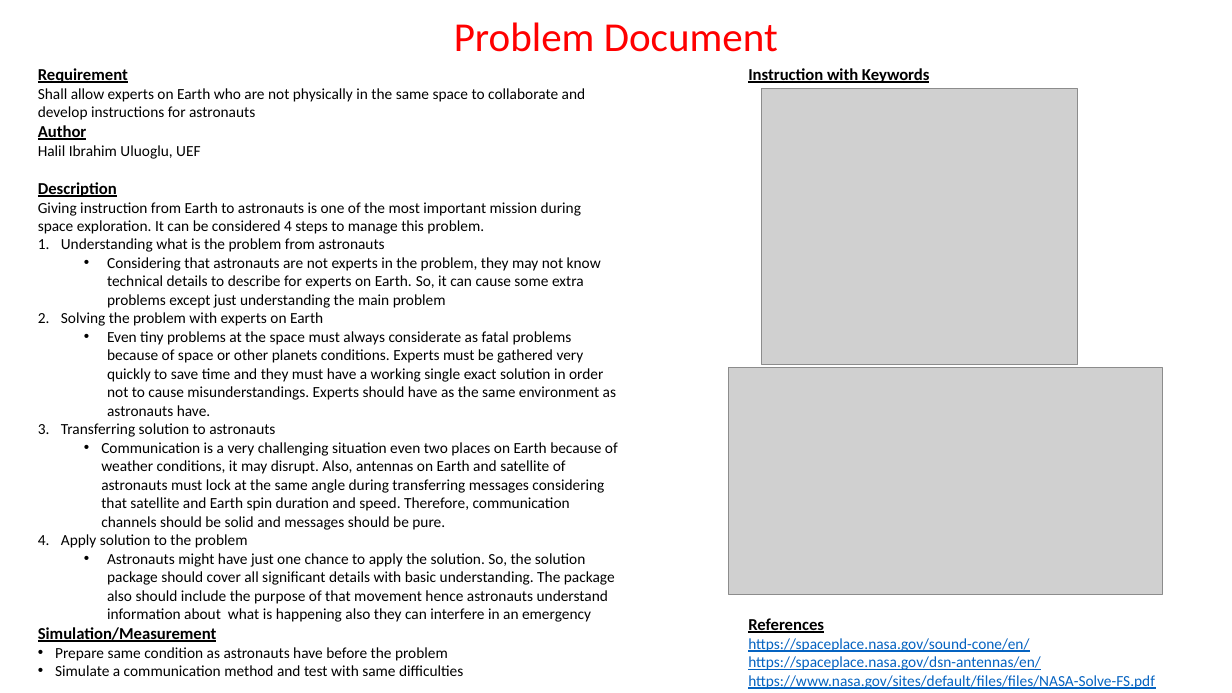
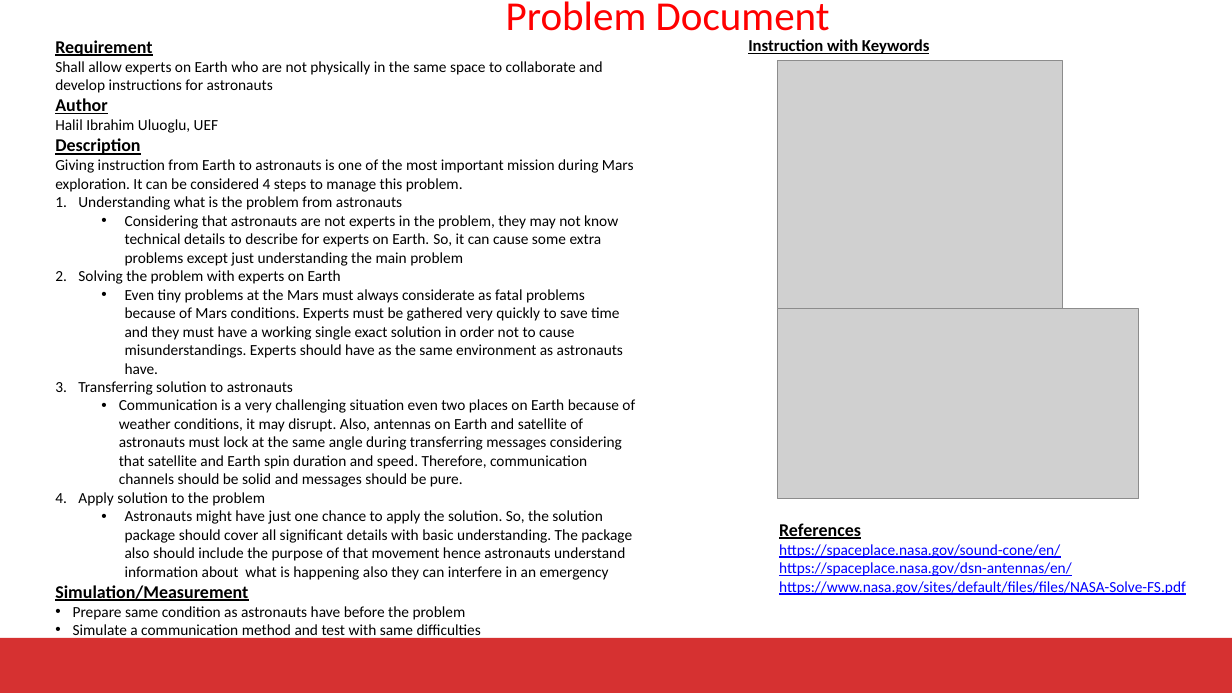
Before and after one commit to haliluluoglu/UEF-CS, a slide deck: slide 2 of Epic Challange/Individual-Task-1.pptx (slide 1 before the commit). Drawn at 1232x693 pixels with LibreOffice and Linux fonts; fonts in the diff are those of the drawing; grey boxes stand for pictures; background and template pictures are left out. Boxes give left, top, right and bottom in pixels: in the first picture for what was removed or moved away, otherwise in the second. Text is boxed around its words. In the diff, an @@ line names an element or a change of style, - is before the commit and + after.

```diff
--- a/Epic Challange/Individual-Task-1.pptx
+++ b/Epic Challange/Individual-Task-1.pptx
@@ text "Problem Document" rewrapped from box(454, 22, 778, 52) to box(506, 1, 830, 41) @@
@@ text "Requirement": place and size @@
-text "Requirement" at box(38, 68, 618, 676)
+text "Requirement" at box(55, 40, 635, 640)
@@ text at box(55, 40, 248, 601): size 13 to 14 pt in "Requirement", "Author", "Description", "Simulation/Measurement" @@
@@ text "Instruction with Keywords": place and size @@
-text "Instruction with Keywords" at box(748, 68, 930, 83)
+text "Instruction with Keywords" at box(748, 39, 930, 54)
@@ picture: place and size @@
-picture at box(762, 89, 1078, 364)
+picture at box(777, 61, 1062, 310)
@@ text at box(55, 159, 634, 192): text changed @@
-Giving instruction from Earth to astronauts is one of the most important mission during space exploration. It can be considered 4 steps to manage this problem.
+Giving instruction from Earth to astronauts is one of the most important mission during Mars exploration. It can be considered 4 steps to manage this problem.
@@ text at box(125, 289, 623, 374): text changed @@
-  • Even tiny problems at the space must always considerate as fatal problems because of space or other planets conditions. Experts must be gathered very quickly to save time and they must have a working single exact solution in order not to cause misunderstandings. Experts should have as the same environment as astronauts have.
+  • Even tiny problems at the Mars must always considerate as fatal problems because of Mars conditions. Experts must be gathered very quickly to save time and they must have a working single exact solution in order not to cause misunderstandings. Experts should have as the same environment as astronauts have.
@@ picture: place and size @@
-picture at box(729, 368, 1163, 595)
+picture at box(777, 309, 1139, 498)
@@ text "References": place and size @@
-text "References" at box(748, 618, 1155, 689)
+text "References" at box(779, 523, 1186, 595)
@@ text "References" at box(779, 523, 1186, 595): size 13 to 14 pt in "References"; text colour #0563C1 to #0000FF @@
@@ freeform shape added at box(0, 638, 1232, 693), fill #D63131 @@
```
Also in this commit, not shown: 1 other slide changed, 3 slides added.
